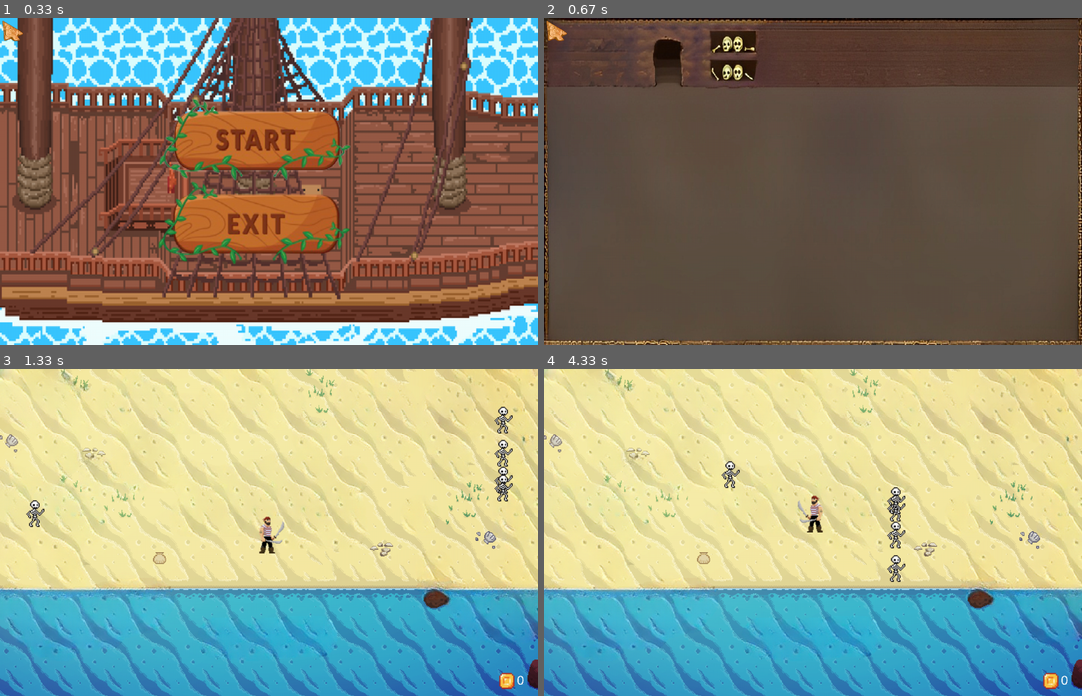
Above: before the commit, frames 1-4 (two rows, left to right).
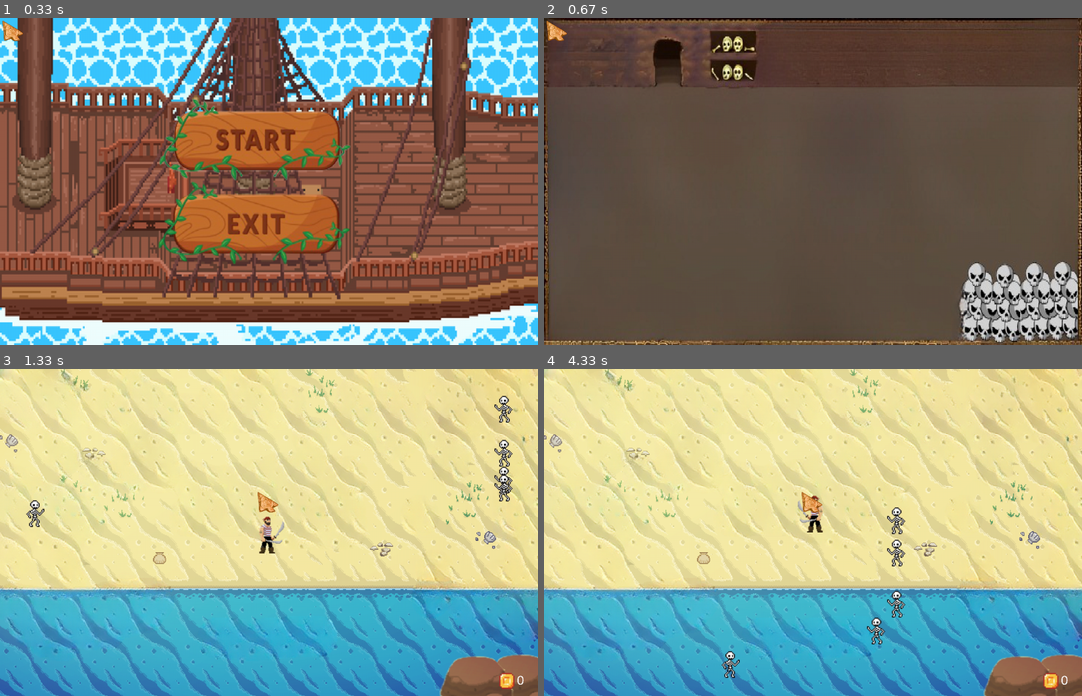
Above: after the commit, the same moments.

Repository: DasolLim/Pygame_Pirates
Game: pygame game, started from main.py
The game is run twice, just before and just after one commit, with the same random seed, the same clock (stepped at 60 frames per second) and the same inputs.
Inputs (mouse positions are in pixels of both pictures, inside the frame that each line leads up to):
- Up to frame 1 (0.33 s): no input
- Up to frame 2 (0.67 s): tap C at 0.33 s
- Up to frame 3 (1.33 s): tap F at 0.67 s; click (258, 489) at 1.05 s
- Up to frame 4 (4.33 s): hold Right 1.5-1.97 s; hold Up 2-2.3 s; hold Right 2.33-2.8 s; hold Left 2.83-3.37 s; hold Down 3.4-3.7 s; hold Left 3.73-4.13 s; hold Up from 4.17 s (still down)

Frame 1 is identical in both runs. In frame 2, 5.0% of the frame differs, in the area x 0-100%, y 0-100%; in frame 3, 3.0%; in frame 4, 3.6%.

Commit message:
myCommit1

Diff:
--- a/gameSprites.py
+++ b/gameSprites.py
@@ -19,7 +19,7 @@
         self.coins = coins
         super().__init__(img_path,health,damage,bg_rect.centerx,bg_rect.centery)
 
-    def collision(self):
+    def collisionBeach(self):
         if self.rect.left < bg_rect.left:
             self.rect.left = bg_rect.left
         if self.rect.right > bg_rect.right:
@@ -28,6 +28,34 @@
             self.rect.top = bg_rect.top
         if self.rect.bottom > 528:
             self.rect.bottom = 528
+
+    def collisionForest(self):
+        if self.rect.left < bg_rect.left:
+            self.rect.left = bg_rect.left
+        if self.rect.top < bg_rect.top:
+            self.rect.top = bg_rect.top
+        if self.rect.bottom > bg_rect.bottom:
+            self.rect.bottom = bg_rect.bottom
+        if self.rect.right > bg_rect.right:
+            self.rect.right = bg_rect.right
+        if self.rect.bottom > 591 and self.rect.centerx > 920:
+            self.rect.bottom = 591
+        if self.rect.right > 920 and self.rect.bottom > 591:
+            self.rect.right = 920
+
+    def collisionCave(self):
+        if self.rect.left < bg_rect.left:
+            self.rect.left = bg_rect.left
+        if self.rect.bottom < 165:
+            self.rect.bottom = 165
+        if self.rect.bottom > bg_rect.bottom - 5:
+            self.rect.bottom = bg_rect.bottom - 5
+        if self.rect.right > bg_rect.right:
+            self.rect.right = bg_rect.right
+        if self.rect.bottom > 574 and self.rect.centerx > 995:
+            self.rect.bottom = 574
+        if self.rect.right > 995 and self.rect.bottom > 585:
+            self.rect.right = 995
 
 class Mob(GameObject):
     def __init__(self,img_path,health,damage,speed):
@@ -48,19 +76,67 @@
         self.rect.x = self.rect.x + self.speed[0]
         self.rect.y = self.rect.y + self.speed[1]
 
-    def collision(self):
+    def collisionBeach(self):
         if self.rect.left < bg_rect.left:
             self.rect.left = bg_rect.left
             self.speed[0] *= -1
+            self.image = pygame.transform.flip(self.image,True,False)
         if self.rect.right > bg_rect.right:
             self.rect.right = bg_rect.right
             self.speed[0] *= -1
+            self.image = pygame.transform.flip(self.image,True,False)
         if self.rect.top < bg_rect.top:
             self.rect.top = bg_rect.top
             self.speed[1] *= -1
         if self.rect.bottom > 528:
             self.rect.bottom = 528
             self.speed[1] *= -1
+
+    def collisionForest(self):
+        if self.rect.left < bg_rect.left:
+            self.rect.left = bg_rect.left
+            self.speed[0] *= -1
+            self.image = pygame.transform.flip(self.image,True,False)
+        if self.rect.top < bg_rect.top:
+            self.rect.top = bg_rect.top
+            self.speed[1] *= -1
+        if self.rect.bottom > bg_rect.bottom:
+            self.rect.bottom = bg_rect.bottom
+            self.speed[1] *= -1
+        if self.rect.right > bg_rect.right:
+            self.rect.right = bg_rect.right
+            self.speed[0] *= -1
+            self.image = pygame.transform.flip(self.image,True,False)
+        if self.rect.bottom > 591 and self.rect.centerx > 920:
+            self.rect.bottom = 591
+            self.speed[1] *= -1
+        if self.rect.right > 920 and self.rect.bottom > 591:
+            self.rect.right = 920
+            self.speed[0] *= -1
+            self.image = pygame.transform.flip(self.image,True,False)
+
+    def collisionCave(self):
+        if self.rect.left < bg_rect.left:
+            self.rect.left = bg_rect.left
+            self.speed[0] *= -1
+            self.image = pygame.transform.flip(self.image,True,False)
+        if self.rect.bottom < 180:
+            self.rect.bottom = 180
+            self.speed[1] *= -1
+        if self.rect.bottom > bg_rect.bottom - 5:
+            self.rect.bottom = bg_rect.bottom - 5
+            self.speed[1] *= -1
+        if self.rect.right > bg_rect.right:
+            self.rect.right = bg_rect.right
+            self.speed[0] *= -1
+            self.image = pygame.transform.flip(self.image,True,False)
+        if self.rect.bottom > 574 and self.rect.centerx > 995:
+            self.rect.bottom = 574
+            self.speed[1] *= -1
+        if self.rect.right > 995 and self.rect.bottom > 585:
+            self.rect.right = 995
+            self.speed[0] *= -1
+            self.image = pygame.transform.flip(self.image,True,False)
 
 class Boss(GameObject):
     def __init__(self,img_path,health,damage,shield):
--- a/main.py
+++ b/main.py
@@ -36,7 +36,7 @@
 forest_rect = forestImg.get_rect()
 
 #initialize cave image
-caveImg = pygame.image.load('caveScene.jpg')
+caveImg = pygame.image.load('caveScene.png')
 caveImg = pygame.transform.scale(caveImg,(1280,780))
 cave_rect = caveImg.get_rect()
 
@@ -117,11 +117,9 @@
         #displaying mobs
         mob_group.update()
         mob_group.draw(screen)
-        for sprites in mob_group.sprites():
-            sprites.collision()
 
     #checking if mouse is within game window
-    if pygame.mouse.get_focused() == True and loadPlaying:
+    if pygame.mouse.get_focused() == True:
         #adding mouse image to screen
         screen.blit(cursor_img,pygame.mouse.get_pos())
 
@@ -129,7 +127,7 @@
     pygame.display.flip()
 
 #musicPlayer
-def musicPlayer(music,vol = 0.7,loop = 0,initialPlay = 0):
+def musicPlayer(music,vol = 0,loop = 0,initialPlay = 0):
     #checking initial play
     if initialPlay:
         #loading music
@@ -145,6 +143,22 @@
     #looping music
     pygame.mixer.music.play(loop)
 
+#collisionPicker
+def collisionPicker(scene):
+    if scene == 'beach':
+        player_group.sprites()[0].collisionBeach()
+        for sprites in mob_group.sprites():
+            sprites.collisionBeach()
+    if scene == 'forest':
+        player_group.sprites()[0].collisionForest()
+        for sprites in mob_group.sprites():
+            sprites.collisionForest()
+    if scene == 'cave':
+        player_group.sprites()[0].collisionCave()
+        for sprites in mob_group.sprites():
+            sprites.collisionCave()
+
+
 #rendering
 render()
 #running to true
@@ -153,6 +167,8 @@
 FPS = 60
 #setting clock
 clock = pygame.time.Clock()
+#collision
+scene = 'beach'
 
 #playing menu music
 musicPlayer('menuMusic.mp3',loop = -1, initialPlay=1)
@@ -173,7 +189,7 @@
             (x, y) = pygame.mouse.get_pos()
 
             #//////Debug///////#
-            #print(x, y)
+            print(x, y)
             #//////////////////#
 
             #checking collide point of mouse with start button
@@ -203,12 +219,14 @@
     #if conditions are met and player exits screen through right side
     if keys[pygame.K_f]:
         bg_img = forestImg
+        scene = 'forest'
     #///////////////////////////#
 
     #///////////////////////////#
     #if conditions are met and player exits screen through right side
     if keys[pygame.K_c]:
         bg_img = caveImg
+        scene = 'cave'
     #///////////////////////////#
 
     #///////////////////////////#
@@ -218,7 +236,7 @@
         musicPlayer('ending.mp3')
 
     #player boundaries
-    player_group.sprites()[0].collision()
+    collisionPicker(scene)
 
     #render
     render()
Binary file removed: caveScene.jpg
Binary file added: caveScene.png
Binary file changed: sceneimage.png
